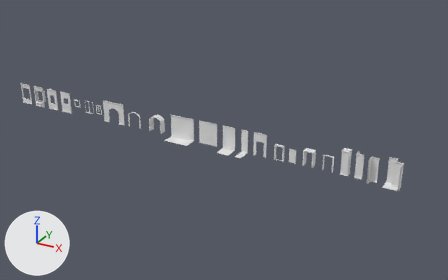
A saved change to the FBX model UnityProject/Assets/LevelDesignSetup1.fbx.
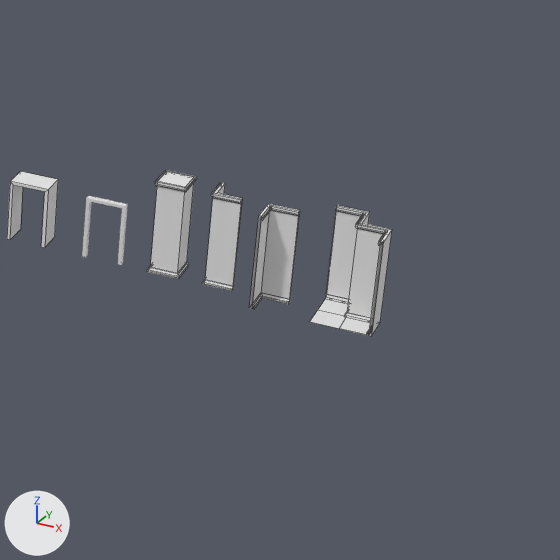
The first picture shows the older version from a 50 mm camera at (0.363, -0.73, 0.378) aimed at (-0.047, 0.016, 0.005). The close-ups show both versions on the part from 67% to 100% of the width and 37% to 89% of the height of that picture; other places that the commit changed are outside them. The lights are fixed; the arrows at lower left show +X, +Y and +Z. The close-ups show mesh edges as thin lines. Where no turn or scale is listed for an object, it has been applied to the vertices.

The older version as bpy lines, for what is in view:
```python
me_floor_regular_fordoublecorners = bpy.data.meshes.new('floor_regular_ForDoubleCorners')
me_floor_regular_fordoublecorners.from_pydata([(0.01, -0.01, 0.0), (-0.01, -0.01, 0.0), (-0.01, 0.01, 0.0), (0.0, -0.01, 0.0), (0.0, 0.01, 0.0), (-0.01, 0.0, 0.0), (0.01, 0.0, 0.0), (0.0, 0.0, 0.0)], [], [(5, 7, 4, 2), (3, 0, 6, 7), (1, 3, 7, 5)])
me_floor_regular_fordoublecorners.materials.append(mat_none__woodfloor_base_png)  # its picture is missing
me_wall_regular_doublecorner = bpy.data.meshes.new('wall_regular_DoubleCorner')
me_wall_regular_doublecorner.from_pydata(...)  # 60 vertices, 40 faces; spans x -0.01..0.011, y -0.01..0.011, z 0.0..0.035
me_wall_regular_doublecorner.materials.append(mat_none__concretewall_v1_png)  # its picture is missing
me_wall_regular_squarehallwayshort = bpy.data.meshes.new('wall_regular_SquareHallWaySHORT')
me_wall_regular_squarehallwayshort.from_pydata(...)  # 16 vertices, 14 faces; spans x -0.0073..0.0073, y 0.0..0.002, z 0.0..0.0231
me_wall_regular_squarehallwayshort.materials.append(mat_none__concretewall_v1_png)  # its picture is missing
ob_floor_regular_fordoublecorners = bpy.data.objects.new('floor_regular_ForDoubleCorners', me_floor_regular_fordoublecorners)
ob_floor_regular_fordoublecorners.location = (0.21, 0.0, 0.0)
ob_wall_regular_doublecorner = bpy.data.objects.new('wall_regular_DoubleCorner', me_wall_regular_doublecorner)
ob_wall_regular_doublecorner.location = (0.21, 0.0, 0.0)
ob_wall_regular_squarehallwayshort = bpy.data.objects.new('wall_regular_SquareHallWaySHORT', me_wall_regular_squarehallwayshort)
ob_wall_regular_squarehallwayshort.location = (0.122, 0.0, 0.0)
# also in view: 'wall_regular_SquareHallWay' at (0.093, 0.005, 0.012); 'wall_regular_cornerElement_F' at (0.184, -0.005, 0.018); 'wall_regular_pillar' at (0.145, 0.005, 0.018); 'wall_regular_cornerElement_B' at (0.165, 0.005, 0.018)
```
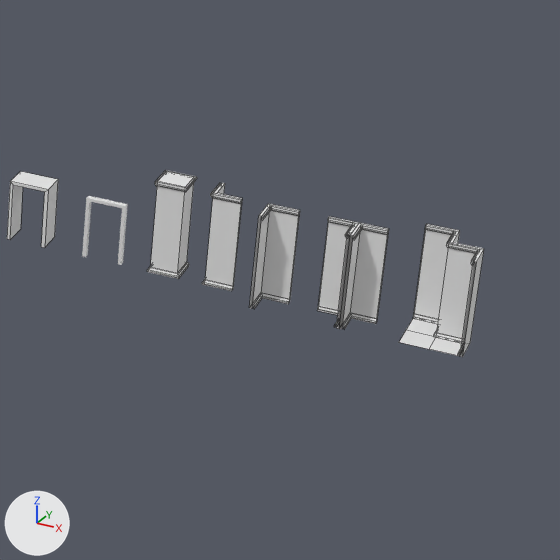
Where the newer file only moved an object's origin or applied its transform, the numbers keep the older frame.

Where the change shows, as pixel boxes (x1, y1, x2, y2) in the close-ups (560 x 560 px):
'wall_regular_DoubleCorner', moved
    before: (325, 205, 392, 336)
    after: (413, 224, 484, 357)
'wall_regular_T-corner_L', added
    after: (339, 223, 389, 329)
'wall_regular_T-corner_R', added
    after: (317, 216, 359, 328)
'floor_regular_ForDoubleCorners', moved
    before: (310, 299, 370, 335)
    after: (399, 319, 462, 356)

Diff of the bpy script that builds the scene:
```diff
--- a/UnityProject/Assets/LevelDesignSetup1.fbx.py
+++ b/UnityProject/Assets/LevelDesignSetup1.fbx.py
@@ me_wall_regular_t_corner_l @@
+me_wall_regular_t_corner_l.from_pydata(...)  # 36 vertices, 20 faces; spans x 0.0..0.01, y -0.01..0.001, z 0.0..0.035
+me_wall_regular_t_corner_l.materials.append(mat_none__concretewall_v1_png)  # its picture is missing
@@ me_wall_regular_t_corner_r @@
+me_wall_regular_t_corner_r.from_pydata(...)  # 36 vertices, 20 faces; spans x -0.008..0.002, y -0.01..0.001, z 0.0..0.035
+me_wall_regular_t_corner_r.materials.append(mat_none__concretewall_v1_png)  # its picture is missing
@@ ob_wall_regular_doublecorner @@
 ob_wall_regular_doublecorner = bpy.data.objects.new('wall_regular_DoubleCorner', me_wall_regular_doublecorner)
-ob_wall_regular_doublecorner.location = (0.21, 0.0, 0.0)
+ob_wall_regular_doublecorner.location = (0.24, 0.0, 0.0)
@@ ob_floor_regular_fordoublecorners @@
 ob_floor_regular_fordoublecorners = bpy.data.objects.new('floor_regular_ForDoubleCorners', me_floor_regular_fordoublecorners)
-ob_floor_regular_fordoublecorners.location = (0.21, 0.0, 0.0)
+ob_floor_regular_fordoublecorners.location = (0.24, 0.0, 0.0)
@@ ob_wall_regular_t_corner_l @@
+ob_wall_regular_t_corner_l = bpy.data.objects.new('wall_regular_T-corner_L', me_wall_regular_t_corner_l)
+ob_wall_regular_t_corner_l.location = (0.21, 0.0, 0.0)
@@ ob_wall_regular_t_corner_r @@
+ob_wall_regular_t_corner_r = bpy.data.objects.new('wall_regular_T-corner_R', me_wall_regular_t_corner_r)
+ob_wall_regular_t_corner_r.location = (0.208, 0.0, 0.0)
```
